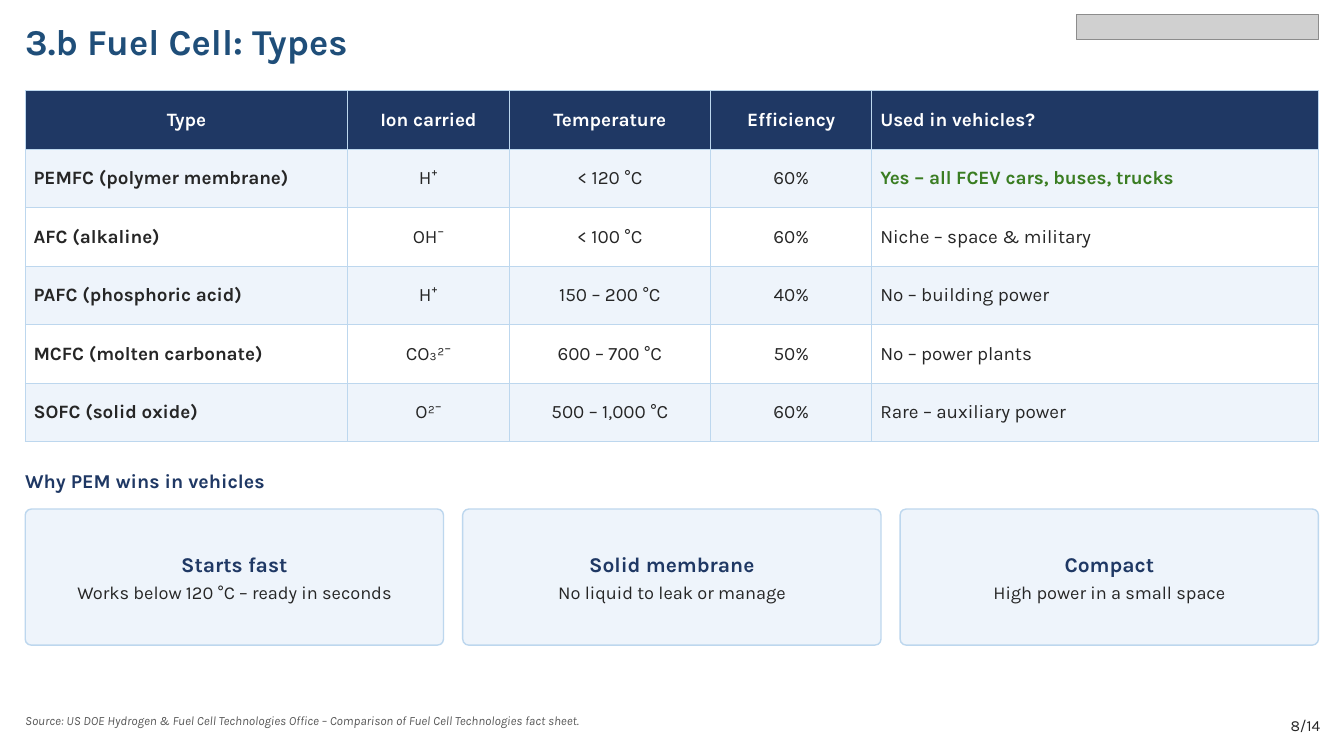
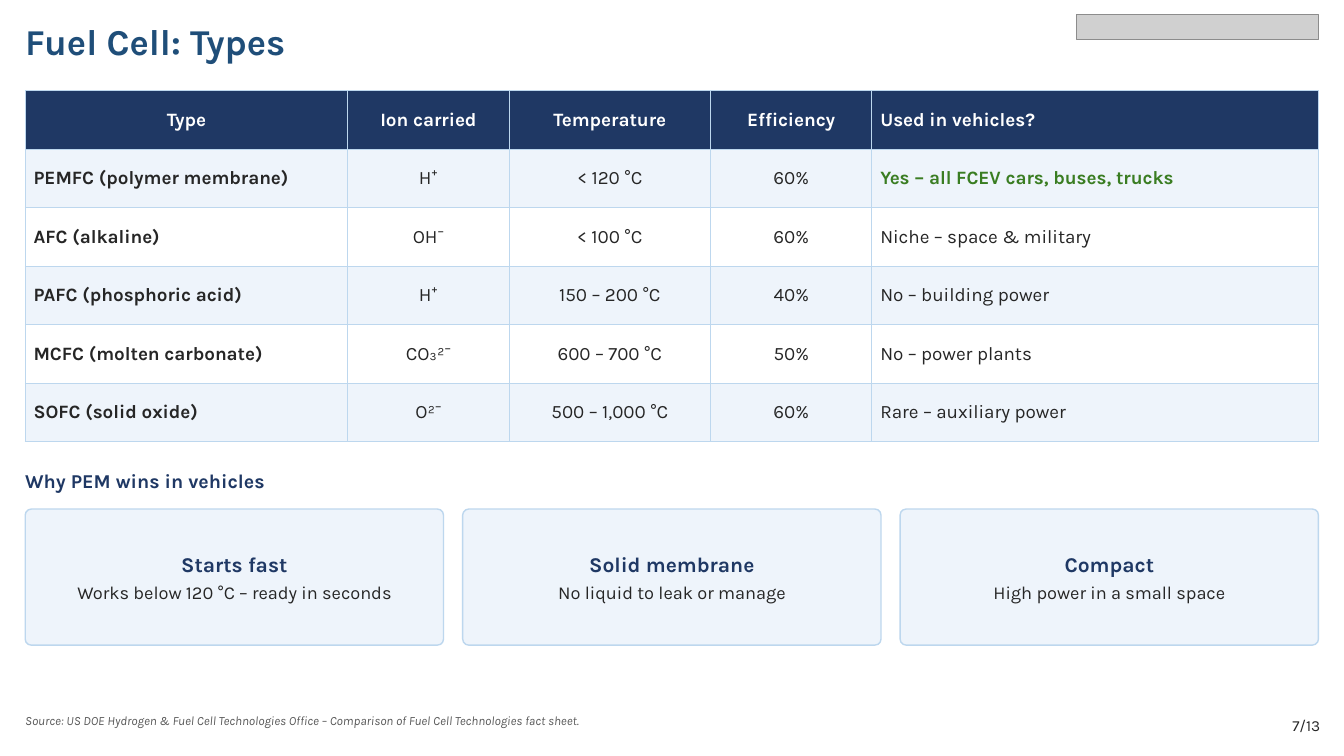
Before and after one commit to Crypto-ashish/hydrogen-car, a slide deck: slide 8 of Hydrogen_Vehicle_Study.pptx (slide 9 before the commit). Drawn at 1344x756 pixels with LibreOffice and Linux fonts; fonts in the diff are those of the drawing; grey boxes stand for pictures. Boxes give left, top, right and bottom in pixels: in the first picture for what was removed or moved away, otherwise in the second. Text is boxed around its words. In the diff, an @@ line names an element or a change of style, - is before the commit and + after.

```diff
--- a/Hydrogen_Vehicle_Study.pptx
+++ b/Hydrogen_Vehicle_Study.pptx
@@ text at bbox=[25, 30, 285, 64]: text changed @@
-3.b Fuel Cell: Types
+Fuel Cell: Types
@@ text at bbox=[1292, 719, 1320, 732]: text changed @@
-8/14
+7/13
```
Also in this commit, not shown: 12 other slides changed, 1 slide removed.
